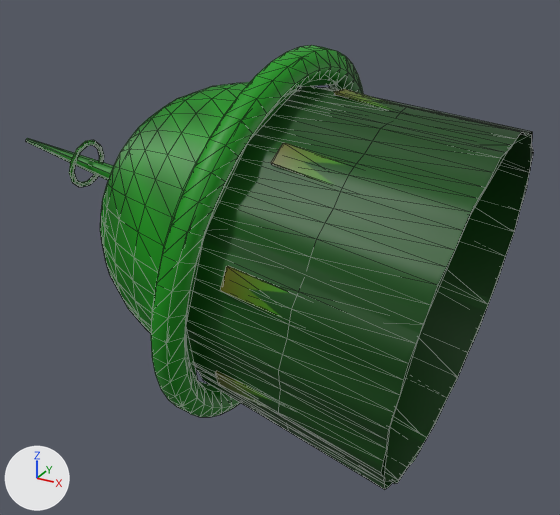
One commit to the glTF model assets/environments/kits/haluna/iskarra_crown_fallen.glb: the scene before it, then after it.
Both versions are drawn from a 50 mm camera at (5.15, -12.67, 5.83) aimed at (-1.97, 0.28, -0.65). Every picture has the same lights, and +X, +Y and +Z are marked at lower left. The older version comes first. Mesh edges are drawn as thin lines. Vertices at exactly the same position are counted once.

The first picture shows 'iskarra_crown_fallen', 'iskarra_crown_fallen-lod1'.
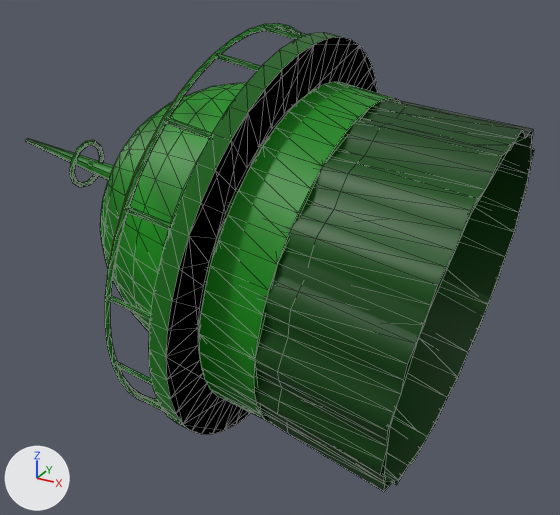
What differs and where, as boxes [x1, y1, x2, y2] in the pictures (560 x 515 px):
'iskarra_crown_fallen', reshaped: before [26, 45, 534, 489]; after [26, 23, 534, 492]
'iskarra_crown_fallen-lod1', reshaped: before [105, 58, 531, 481]; after [105, 44, 531, 481]
part 1 of me_iskarra_crown_fallen, rebuilt (8% wider, 8% taller): before [151, 45, 364, 417]; after [148, 32, 378, 434]
part 2 of me_iskarra_crown_fallen, deleted (mostly hidden): before [215, 89, 397, 412]
part 3 of me_iskarra_crown_fallen, built on: before [187, 90, 533, 487]; after [105, 23, 528, 487]
part 4 of me_iskarra_crown_fallen, recoloured: before [186, 86, 534, 489]; after [197, 98, 534, 492]
part 5 of me_iskarra_crown_fallen_lod1, rebuilt: before [186, 58, 348, 392]; after [166, 44, 377, 430]
part 6 of me_iskarra_crown_fallen_lod1, added: after [254, 98, 400, 415]
part 7 of me_iskarra_crown_fallen_lod1, recoloured: before [195, 94, 531, 481]; after [214, 111, 531, 481]

Edits to the bpy script that builds the scene:
```text
Add mat_kit_iskarra_glaze:
    mat_kit_iskarra_glaze = bpy.data.materials.new('kit_iskarra_glaze')
    # nodes: BsdfPrincipled, Mix, OutputMaterial, VertexColor
    # colours: white #e7e7e7, mixed with the vertex colours
Change me_iskarra_crown_fallen:
    used by ob_iskarra_crown_fallen; location = (0.0, 0.0, 0.0)
    remove me_iskarra_crown_fallen.from_pydata(...)  # 985 vertices, 1692 faces; spans x -8.55..2.6, y -3.83..3.83, z -4.2..3.69
    add me_iskarra_crown_fallen.from_pydata(...)  # 1231 vertices, 1904 faces; spans x -8.55..2.61, y -4.1..4.1, z -4.24..4.04
    me_iskarra_crown_fallen part 1: the loose piece of 292 vertices spanning x -2.87..-1.01, y -3.83..3.83, z -3.9..3.69 is rebuilt with 192 vertices and now spans x -2.65..-0.88, y -4.1..4.1, z -4.2..3.93
    me_iskarra_crown_fallen part 2: 9 loose pieces with 72 vertices, spanning x -1.8..1.08, y -3.21..3.25, z -3.66..2.98, are deleted
    me_iskarra_crown_fallen part 3: 90 vertices moved from x -2.49..2.6, y -3.43..3.43, z -4.2..3.0 to x -2.49..2.61, y -3.48..3.48, z -4.24..3.04; 20 vertices removed from x -2.46..0.58, y -3.05..3.05, z -3.57..2.87; 438 vertices added at x -3.62..0.57, y -4.04..4.04, z -4.07..4.04
    me_iskarra_crown_fallen part 4: 218 faces spanning x -2.49..2.61, y -3.48..3.48, z -4.24..3.04 switch from mat_kit_iskarra_ceramic to mat_kit_interior_dark
    add me_iskarra_crown_fallen.materials.append(mat_kit_iskarra_glaze)
Change me_iskarra_crown_fallen_lod1:
    used by ob_iskarra_crown_fallen_lod1; location = (0.0, 0.0, 0.0)
    remove me_iskarra_crown_fallen_lod1.from_pydata(...)  # 92 vertices, 136 faces; spans x -5.39..2.59, y -3.8..3.8, z -4.12..3.61
    add me_iskarra_crown_fallen_lod1.from_pydata(...)  # 126 vertices, 160 faces; spans x -5.39..2.59, y -4.07..4.07, z -4.17..3.9
    me_iskarra_crown_fallen_lod1 part 5: the loose piece of 38 vertices spanning x -2.87..-1.12, y -3.8..3.8, z -3.87..3.61 is rebuilt with 48 vertices and now spans x -2.65..-0.89, y -4.07..4.07, z -4.17..3.9
    me_iskarra_crown_fallen_lod1 part 6: a new loose piece of 24 vertices spanning x -2.07..0.16, y -3.28..3.28, z -3.61..3.05, in mat_kit_iskarra_glaze
    me_iskarra_crown_fallen_lod1 part 7: 24 faces spanning x -2.47..2.59, y -3.37..3.37, z -4.12..2.92 switch from mat_kit_iskarra_ceramic to mat_kit_interior_dark
    other edits to the shape of me_iskarra_crown_fallen_lod1 do not show in these pictures
    add me_iskarra_crown_fallen_lod1.materials.append(mat_kit_iskarra_glaze)
```
